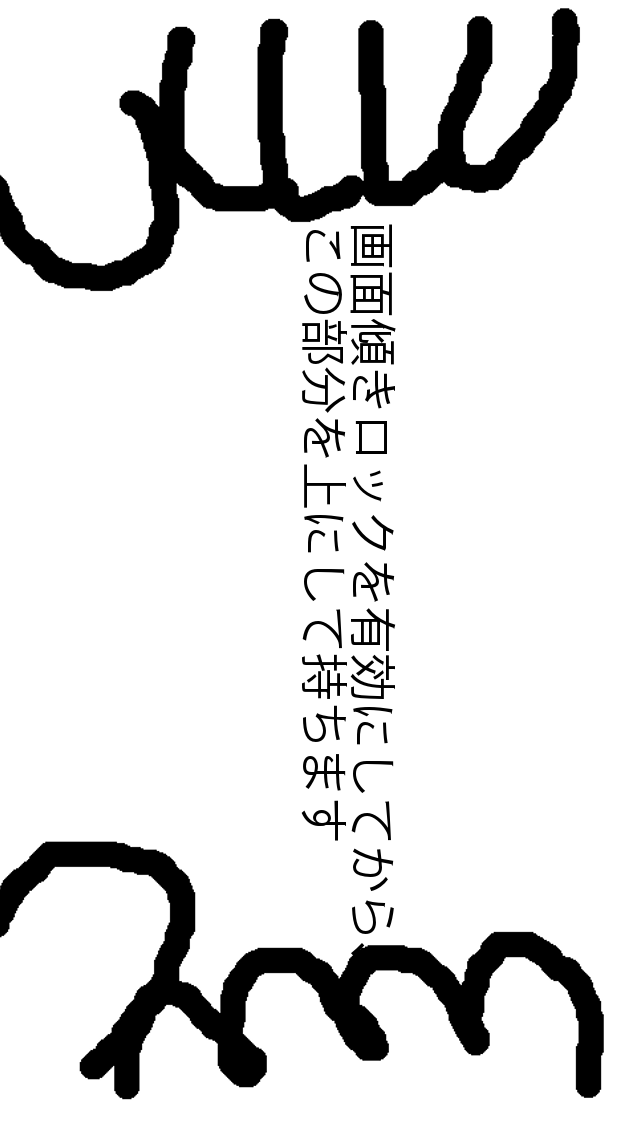
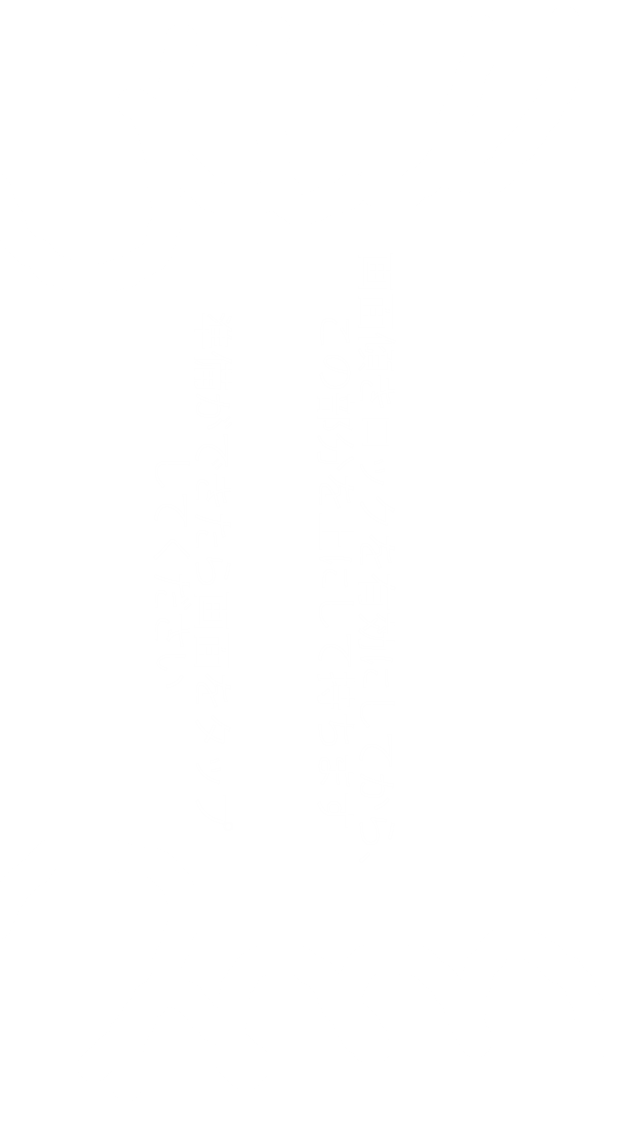
Comparing the layer stacks of the two 640 x 1138 images. Changes:
renamed "画面傾きロックを有効にしてから、この部分を上にして持ちます ..." to "画面傾きロックを有効にしてから、 ...", painted on it over [left=153, top=224, right=396, bottom=956]
painted on "レイヤー" over [left=0, top=8, right=604, bottom=1100]
